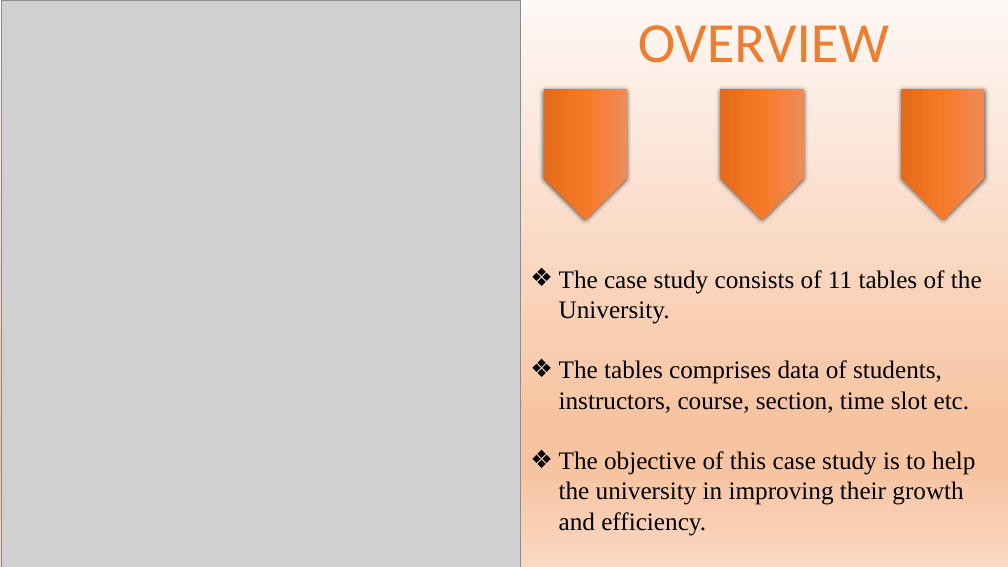
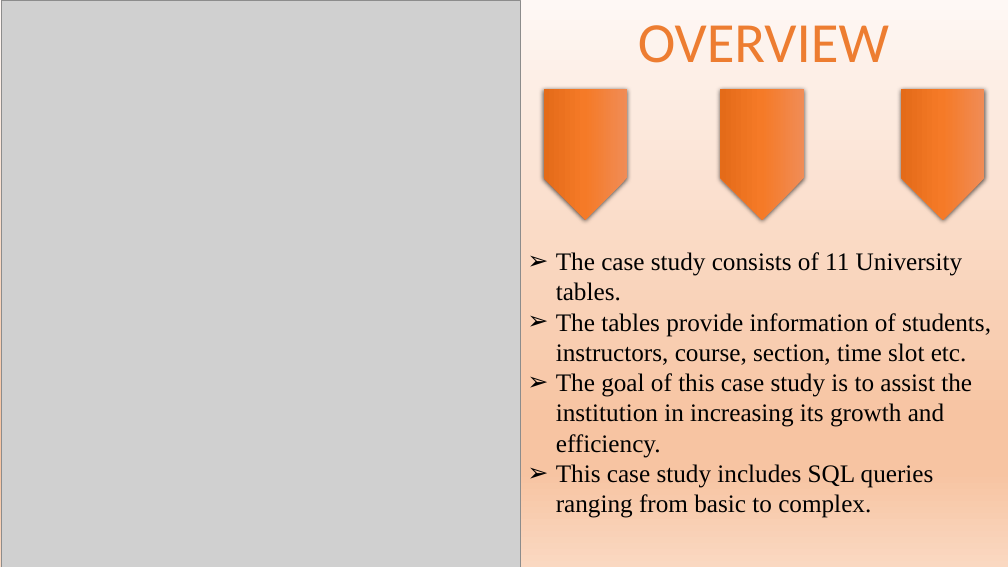
Before and after one commit to Antooo8/Antooo8, a slide deck: slide 2 of University Case study.pptx. Drawn at 1008x567 pixels with LibreOffice and Linux fonts; fonts in the diff are those of the drawing; grey boxes stand for pictures. Boxes give left, top, right and bottom in pixels: in the first picture for what was removed or moved away, otherwise in the second. Text is boxed around its words. In the diff, an @@ line names an element or a change of style, - is before the commit and + after.

```diff
--- a/University Case study.pptx
+++ b/University Case study.pptx
@@ text at (x1=556, y1=252, x2=991, y2=518): text changed @@
-❖ The case study consists of 11 tables of the University.
-❖ The tables comprises data of students, instructors, course, section, time slot etc.
-❖ The objective of this case study is to help the university in improving their growth and efficiency.
+➢ The case study consists of 11 University tables.
+➢ The tables provide information of students, instructors, course, section, time slot etc.
+➢ The goal of this case study is to assist the institution in increasing its growth and efficiency.
+➢ This case study includes SQL queries ranging from basic to complex.
```
Also in this commit, not shown: 5 slides added.
